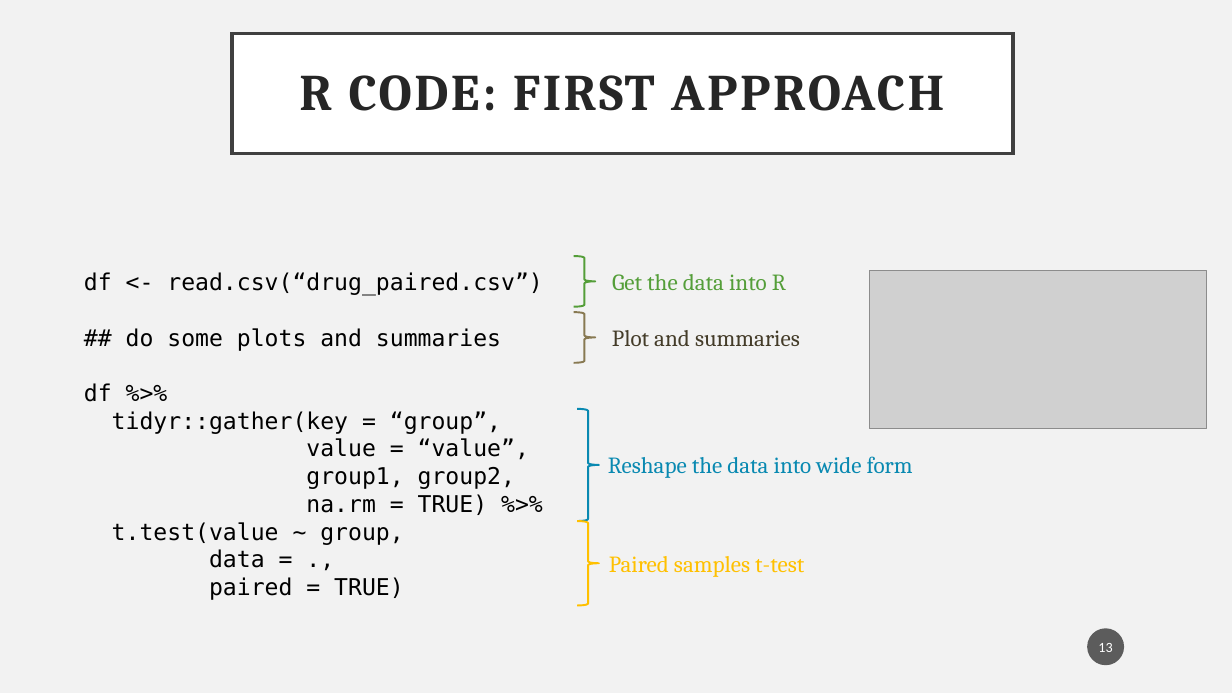
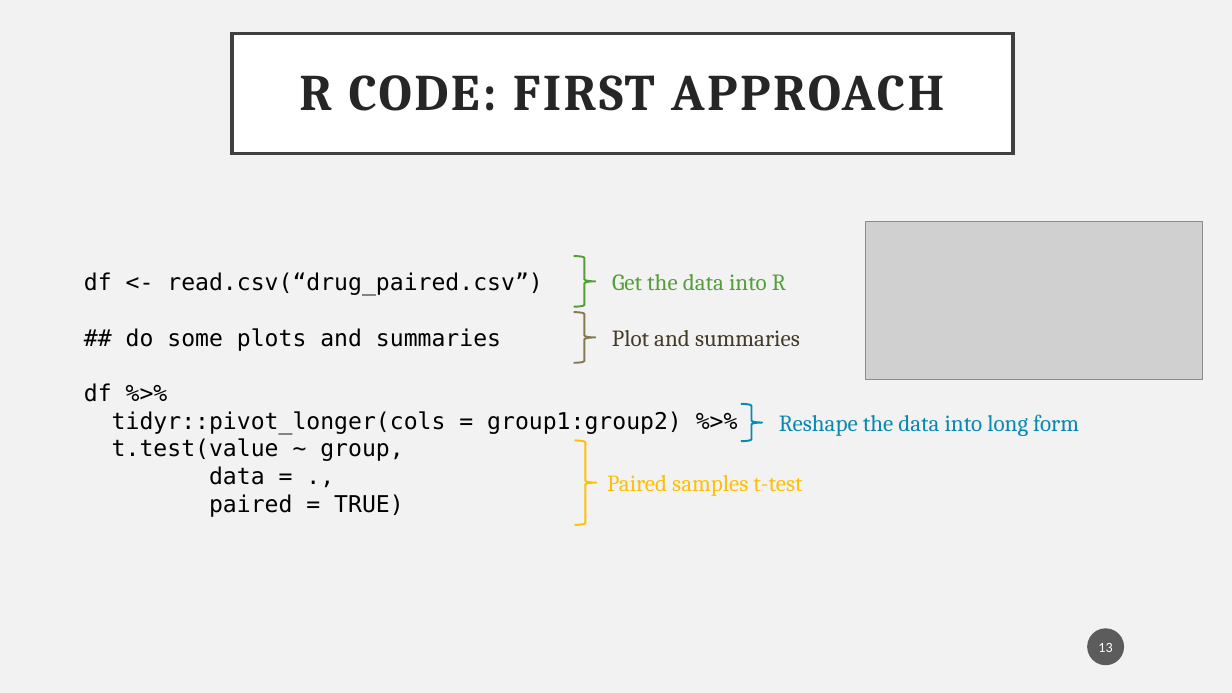
Before and after one commit to TysonStanley/EDUC-6600, a slide deck: slide 13 of Slides/u03_Ch11_matchedt.pptx. Drawn at 1232x693 pixels with LibreOffice and Linux fonts; fonts in the diff are those of the drawing; grey boxes stand for pictures. Boxes give left, top, right and bottom in pixels: in the first picture for what was removed or moved away, otherwise in the second. Text is boxed around its words. In the diff, an @@ line names an element or a change of style, - is before the commit and + after.

Commit message:
updated ch11

```diff
--- a/Slides/u03_Ch11_matchedt.pptx
+++ b/Slides/u03_Ch11_matchedt.pptx
@@ picture: place and size @@
-picture at [870, 270, 1208, 429]
+picture at [865, 221, 1203, 380]
@@ text at [112, 411, 682, 435]: text changed @@
-tidyr::gather(key = “group”,
-value = “value”,
-group1, group2,
-na.rm = TRUE) %>%
+tidyr::pivot_longer(cols = group1:group2) %>%
@@ right brace: place and size @@
-right brace at [578, 409, 599, 520]
+right brace at [741, 404, 762, 441]
@@ text at [779, 414, 1079, 436]: text changed @@
-Reshape the data into wide form
+Reshape the data into long form
@@ right brace: place and size @@
-right brace at [578, 521, 599, 605]
+right brace at [575, 441, 596, 525]
@@ text "Paired samples t-test": place and size @@
-text "Paired samples t-test" at [609, 556, 804, 577]
+text "Paired samples t-test" at [607, 475, 802, 496]
```
